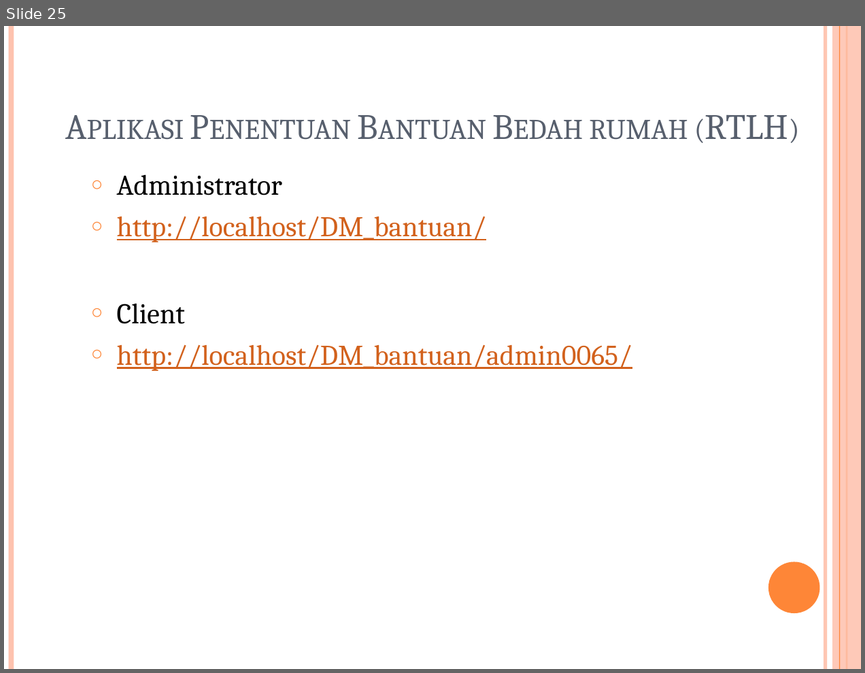
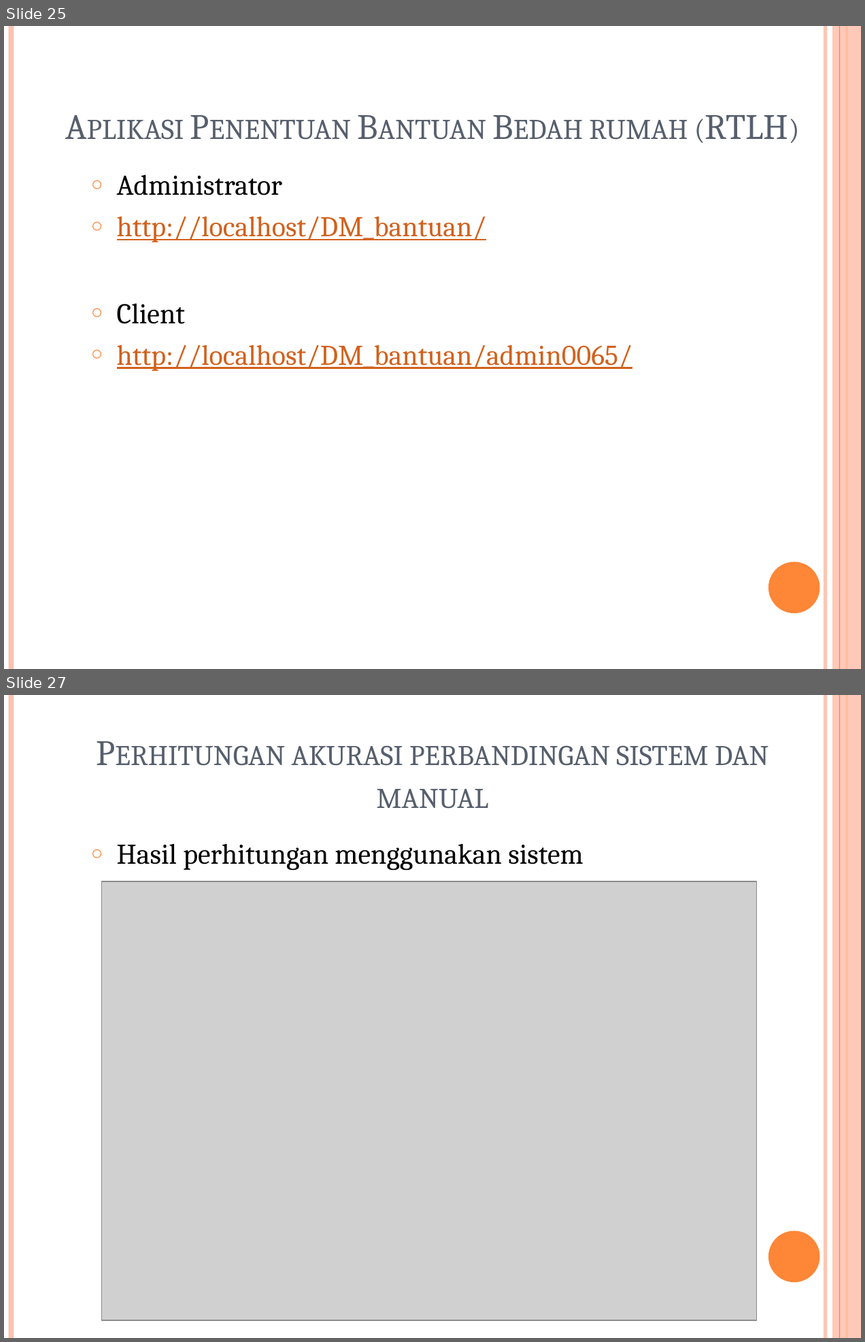
Before and after one commit to Shoichiinaba/Laporan-TA-Full, a slide deck: Presentation TA.pptx. Shown one above the other, each under a label of ours: slide 25 before the commit, slides 25 and 27 after it; the slides between them are not shown. The pictures are 865x673 and 865x1342 pixels, drawn with LibreOffice and Linux fonts; fonts in the diff are those of the drawing; grey boxes stand for pictures; background and template pictures are left out. Boxes give left, top, right and bottom in pixels: in the first picture for what was removed or moved away, otherwise in the second. Text is boxed around its words. In the diff, an @@ line names an element or a change of style, - is before the commit and + after.

Commit message:
update ppt matrik akurasi & pengesahan

```diff
--- a/Presentation TA.pptx
+++ b/Presentation TA.pptx
@@ slide 27 added at (4, 695, 861, 1338), background picture (left out); not listed: 6 template elements that a slide beside it also shows @@
@@ title added at (292, 745, 768, 809), 30 pt, text #575F6D, small capitals @@
+Perhitungan akurasi perbandingan sistem dan manual
@@ text added at (117, 843, 583, 870), 24 pt, text #000000 @@
+○ Hasil perhitungan menggunakan sistem
@@ picture added at (102, 882, 756, 1321) @@
```
Also in this commit, not shown: 2 other slides added, 1 other file.
